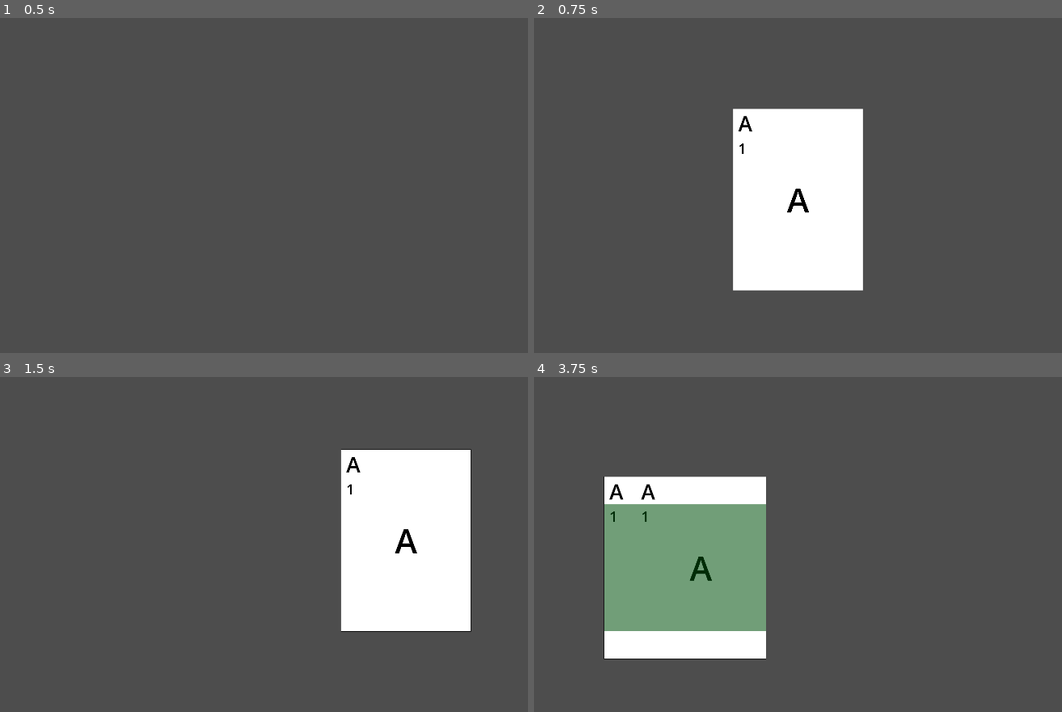
Above: before the commit, frames 1-4 (two rows, left to right).
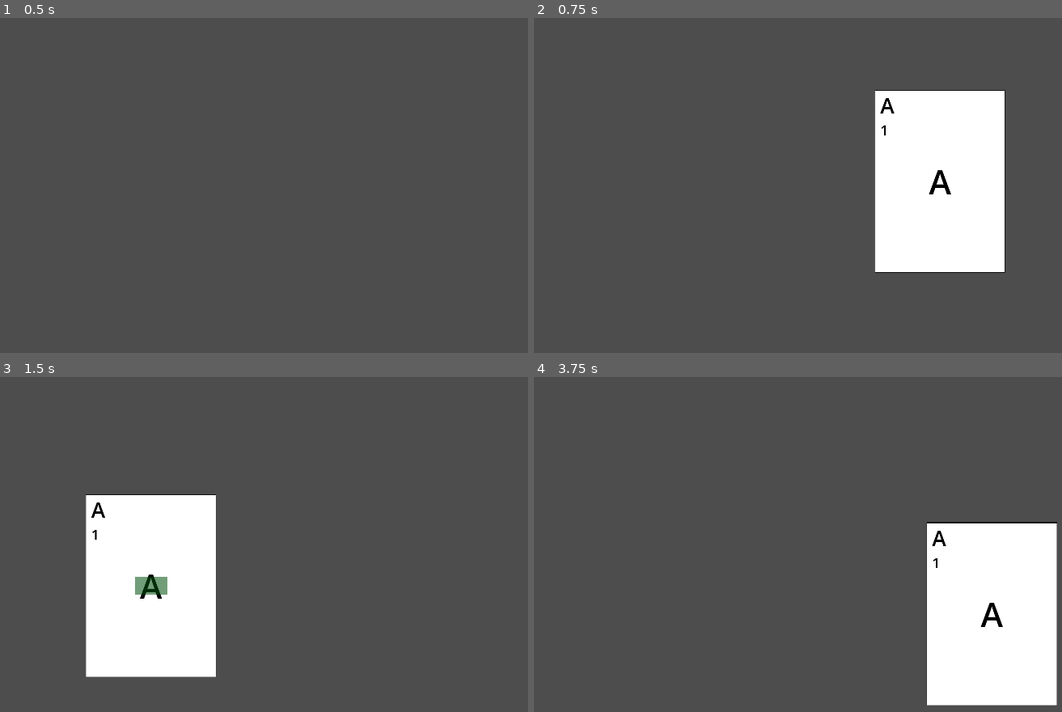
Above: after the commit, the same moments.

Repository: emrysshevek/word-smith
Game: Godot game, scene res://pile/pile.tscn
Two runs of this game, one before a commit and one after it. Both use one fixed random seed, a clock stepped at 60 frames per second and the inputs below. This scene is started directly instead of the project's main scene.
Inputs (mouse positions are in pixels of both pictures, inside the frame that each line leads up to):
- Up to frame 1 (0.5 s): no input
- Up to frame 2 (0.75 s): tap Enter at 0.5 s; move the mouse to (940, 182) at 0.52 s; press the mouse at (940, 182) at 0.53 s; hold Up (ui_up) from 0.53 s (still down)
- Up to frame 3 (1.5 s): release Up (ui_up) at 1.25 s; release the mouse at (406, 541) at 1.25 s; tap Space at 1.25 s; drag from (137, 578) to (232, 631) at 1.27 s
- Up to frame 4 (3.75 s): move the mouse to (861, 477) at 2.02 s; press the mouse at (861, 477) at 2.03 s; hold Up (ui_up) 2.03-2.75 s; right-click (861, 477) at 2.1 s; release the mouse at (861, 477) at 2.75 s; tap Enter at 2.75 s; drag from (766, 631) to (602, 504) at 2.77 s; move the mouse to (993, 611) at 3.52 s; press the mouse at (993, 611) at 3.53 s

Frame 1 is identical in both runs. In frame 2, 27% of the frame differs, in the area x 37-90%, y 21-82%; in frame 3, 27%; in frame 4, 30%, in the area x 13-100%, y 29-99%.

Commit message:
minor fix

Diff:
--- a/pile/pile.gd
+++ b/pile/pile.gd
@@ -28,7 +28,7 @@
 func _physics_process(_delta: float) -> void:
 	if Input.is_action_just_pressed("lmb"):
 		c1 = get_global_mouse_position()
-	elif Input.is_action_just_released("lmb"):
+	elif Input.is_action_pressed("lmb"):
 		_reposition_with_corners(c1, get_global_mouse_position())
 
 	if Input.is_action_just_pressed("ui_up"):
@@ -98,16 +98,10 @@
 	var scale_factor = (width - _elem_props[elements[-1]]["size"][dir]) / (total_required_size[dir] - _elem_props[elements[-1]]["size"][dir])
 	if width < max_width:
 		scale_factor = 0
-	#var start_pos = global_position
-	#start_pos[1-dir] += size[1-dir] / 2
-	#var end_pos = global_position + size
-	#end_pos[1-dir] -= size[1-dir] /2
-	#end_pos[dir] -= elements[-1]
+
 	var center_pos = global_position + (size / 2)
 	var start_pos = center_pos
-	if max_width > width:
-		start_pos[dir] -= max_width / 2
-	start_pos[dir] -= width / 2
+	start_pos[dir] -= max(max_width, width) / 2
 
 	# "center" = center - position.
 	# Vector pointing from element's global_position to its center
